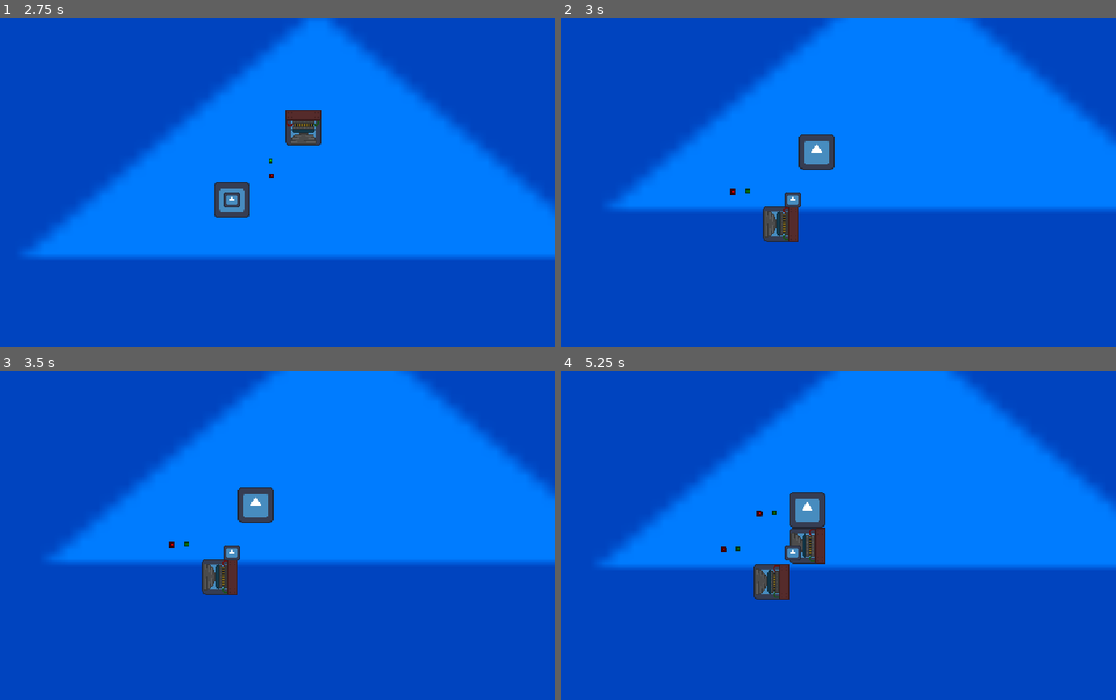
Above: before the commit, frames 1-4 (two rows, left to right).
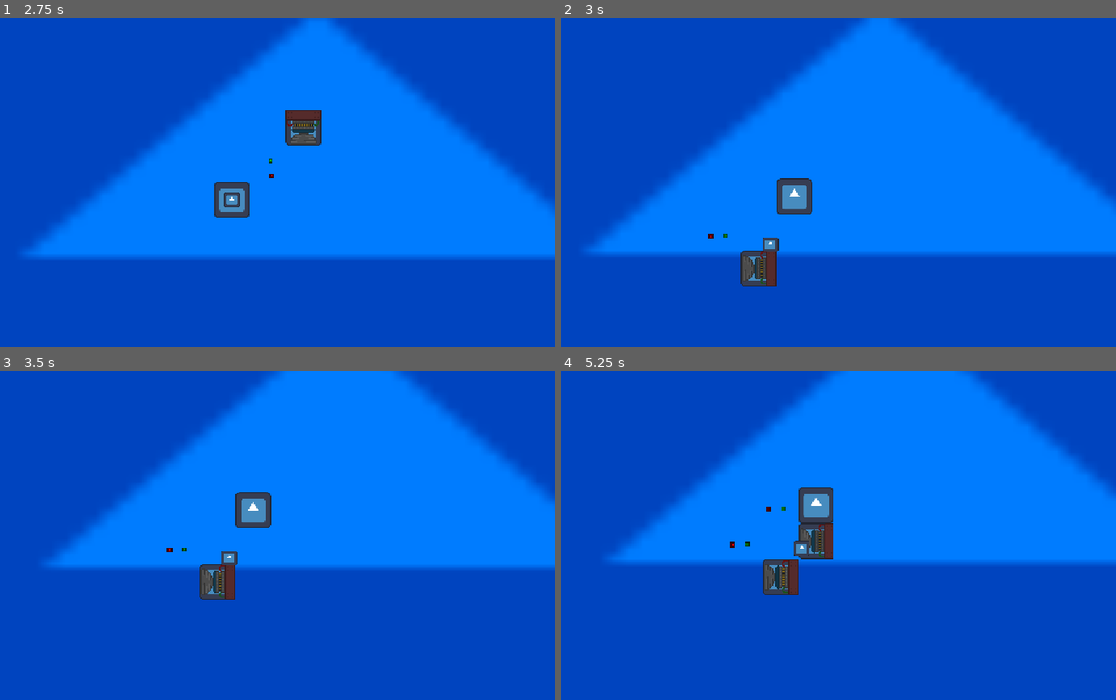
Above: after the commit, the same moments.

Repository: Luminescent-Cheese/ShipBattleBuilder
Game: Godot game, scene res://test.tscn
Two runs of this game, one before a commit and one after it. Both use one fixed random seed, a clock stepped at 60 frames per second and the inputs below. The engine's default icon, where the game draws it, is replaced by a stand-in: a white triangle on a blue panel in a dark square.
Inputs (mouse positions are in pixels of both pictures, inside the frame that each line leads up to):
- Up to frame 1 (2.75 s): tap Enter at 0.5, 2 s; move the mouse to (371, 182) at 0.52 s; hold D (Thrust Right) 0.53-1.28 s; tap R (rotate) at 0.6 s; click (371, 182) at 0.67 s; tap Space at 1.25 s; move the mouse to (99, 218) at 1.27 s; hold S (Thrust Backward) 1.28-2.03 s; tap 1 (test) at 1.35 s; move the mouse to (294, 119) at 2.02 s; hold D (Thrust Right) from 2.03 s (still down); tap 2 (test2) at 2.1 s
- Up to frame 2 (3 s): tap Space at 2.75 s; move the mouse to (760, 271) at 2.77 s; release D (Thrust Right) at 2.78 s; hold S (Thrust Backward) from 2.78 s (still down); tap R (rotate) at 2.85 s; click (760, 271) at 2.92 s
- Up to frame 3 (3.5 s): keep holding S (Thrust Backward)
- Up to frame 4 (5.25 s): move the mouse to (988, 607) at 3.52 s; release S (Thrust Backward) at 3.53 s; hold A (Thrust Left) 3.53-5.03 s; tap 1 (test) at 3.6 s; tap Enter at 4.25 s; move the mouse to (599, 499) at 4.27 s; tap 2 (test2) at 4.35 s; tap Space at 5 s; move the mouse to (827, 551) at 5.02 s; hold S (Thrust Backward) from 5.03 s (still down); tap R (rotate) at 5.1 s; click (827, 551) at 5.17 s

Frame 1 is identical in both runs. In frame 2, 25% of the frame differs, in the area x 4-100%, y 0-82%; in frame 3, 3.2%; in frame 4, 5.4%.

Commit message:
smooth camera movement when adding new pieces

Diff:
--- a/ship.gd
+++ b/ship.gd
@@ -2,6 +2,8 @@
 
 @onready var Ship_Part = preload("res://ship_part.tscn")
 @onready var Thruster = preload("res://thruster.tscn")
+
+@onready var shipCamera = $ShipCamera
 
 var force_dir = [Vector2.ZERO]
 var force_pos = [Vector2.ZERO]
@@ -18,6 +20,9 @@
 		New_thruster.add_collision.connect(add_collision_shape)
 
 	$CenterOfMass.position = Vector2(0,0)
+	#always lerps camera back to 0,0 whenever it leaves smoothly
+	var weight: float = 1.0 - exp(-10 * delta)
+	shipCamera.position = shipCamera.position.lerp(Vector2.ZERO,weight)
 
 func add_collision_shape(set_position):
 	var collision_shape = CollisionShape2D.new()
@@ -53,7 +58,6 @@
 	averagePosition /= positions.size()
 	#makes it so that point becomes (0,0) locally
 	for child in get_children():
-		if not child is Camera2D:
 			child.position -= averagePosition
 	#changes global position so it looks like no movement occured
 	global_position += averagePosition
--- a/ship.tscn
+++ b/ship.tscn
@@ -14,8 +14,9 @@
 angular_damp_mode = 1
 script = ExtResource("1_l3rv8")
 
-[node name="Camera2D" type="Camera2D" parent="." unique_id=1714904909]
+[node name="ShipCamera" type="Camera2D" parent="." unique_id=1714904909]
 zoom = Vector2(0.5, 0.5)
+position_smoothing_enabled = true
 
 [node name="CenterOfMass" type="Sprite2D" parent="." unique_id=2033252112]
 z_index = 1
--- a/ship_part.gd
+++ b/ship_part.gd
@@ -26,7 +26,7 @@
 
 
 func _on_thruster_forces_thrust(ThrustDirection) -> void:
-	thruster_on.emit(global_position+transform.y*-200,global_position-get_parent().global_position)
+	thruster_on.emit(global_position+transform.y*-500,global_position-get_parent().global_position)
 	$"thrust center".global_position = global_position
 	$"thrust direction".global_position = (transform.y)*200
 	#print("thrust center = %s, dir = %s" % [$"thrust center".global_position, $"thrust direction".global_position])
